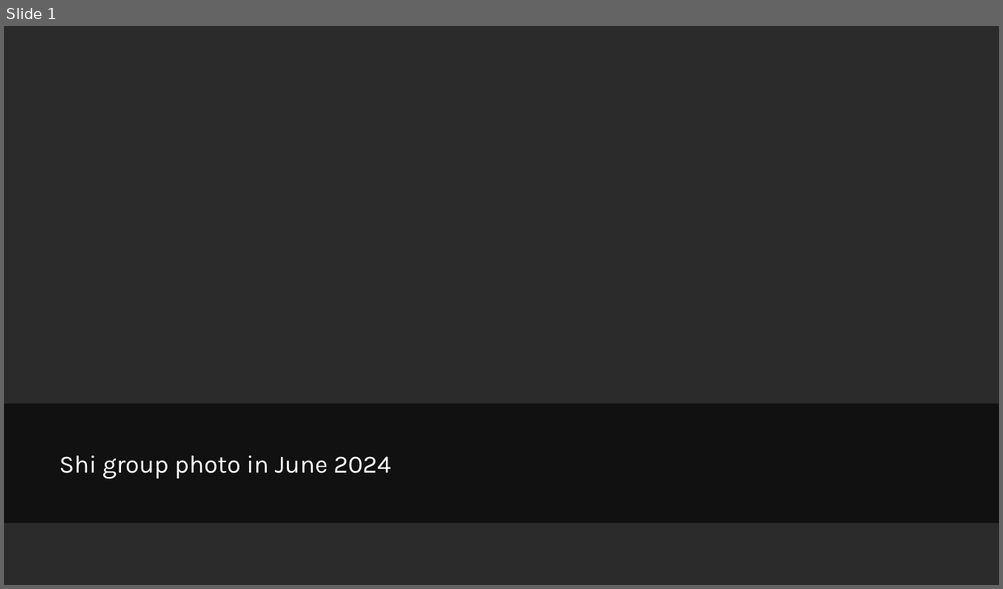
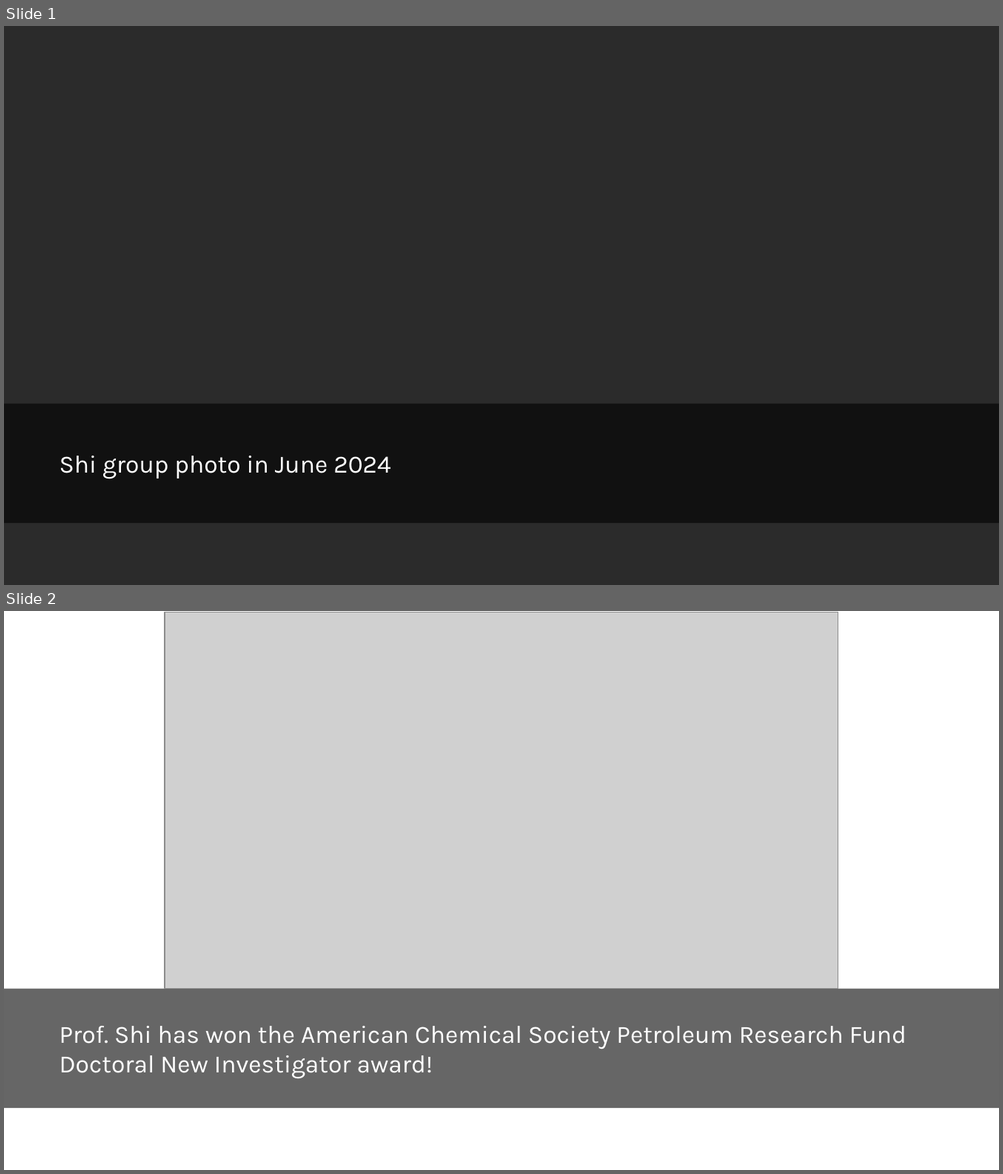
Before and after one commit to ShiResearchGroup/shiresearchgroup.github.io, a slide deck: assets/img/image_slider/images.pptx. Shown one above the other, each under a label of ours: slide 1 before the commit, slides 1 and 2 after it. The pictures are 1003x589 and 1003x1174 pixels, drawn with LibreOffice and Linux fonts; fonts in the diff are those of the drawing; grey boxes stand for pictures; background and template pictures are left out; a plain dark background stands for a picture behind light text. Boxes give left, top, right and bottom in pixels: in the first picture for what was removed or moved away, otherwise in the second. Text is boxed around its words. In the diff, an @@ line names an element or a change of style, - is before the commit and + after.

```diff
--- a/assets/img/image_slider/images.pptx
+++ b/assets/img/image_slider/images.pptx
@@ slide 2 added at [4,611,999,1170], background #FFFFFF @@
@@ picture added at [165,612,838,989] @@
@@ rectangle added at [4,989,999,1109], fill #000000 at 60% opacity @@
@@ text added at [60,1026,906,1079], 24 pt, text #FFFFFF @@
+Prof. Shi has won the American Chemical Society Petroleum Research Fund Doctoral New Investigator award!
```
Also in this commit, not shown: 3 other files.
